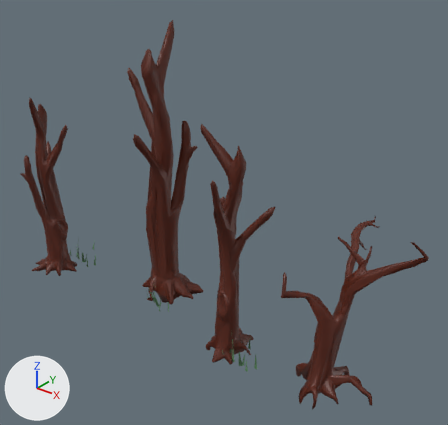
One commit to the glTF model assets/carousel_b.glb: the scene before it, then after it.
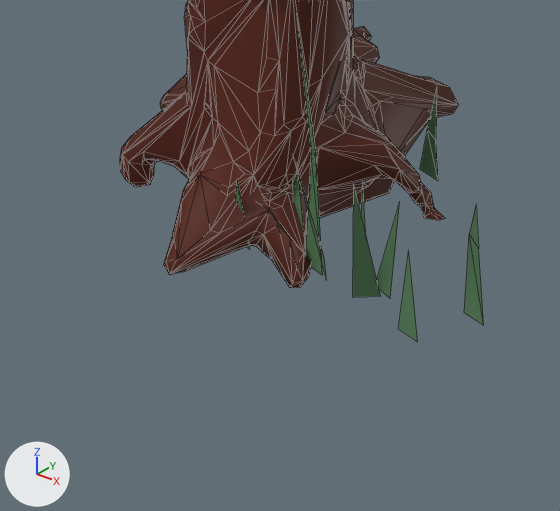
The first picture shows the older version from a camera (50 mm lens) standing at (6.41, -4.19, 6.02) and looking at (0.29, 3.46, 1.28). The close-ups show both versions on the part from 42% to 60% of the width and 76% to 93% of the height of that picture; other places that the commit changed are outside them. Arrows for +X, +Y and +Z are at lower left; the lights stay in place. The close-ups show mesh edges as thin lines. Where no turn or scale is listed for an object, it has been applied to the vertices.

The scene before the commit, as lines of its bpy script (objects in view):
```python
me_bgtree_03 = bpy.data.meshes.new('bgTree_03')
me_bgtree_03.from_pydata(...)  # 1575 vertices, 3141 faces; spans x -0.4..0.61, y -0.54..0.57, z -0.13..3.94
me_bgtree_03.materials.append(mat_tree)  # brown #571e0a
me_grass = bpy.data.meshes.new('grass')
me_grass.from_pydata(...)  # 36 vertices, 16 faces; spans x -0.128..0.135, y -0.072..0.181, z -0.014..0.24
me_grass.materials.append(mat_grass)  # green #58835c
ob_bgtree_03 = bpy.data.objects.new('bgTree_03', me_bgtree_03)
ob_bgtree_03.location = (1.082, 2.534, -0.7)
ob_grass_006 = bpy.data.objects.new('grass.006', me_grass)
ob_grass_006.location = (1.481, 2.374, -0.7)
ob_grass_006.rotation_euler = (0.0, 0.0, 0.0773)  # degrees (0, 0, 4.4)
ob_grass_006.scale = (2.5, 2.5, 2.5)
```
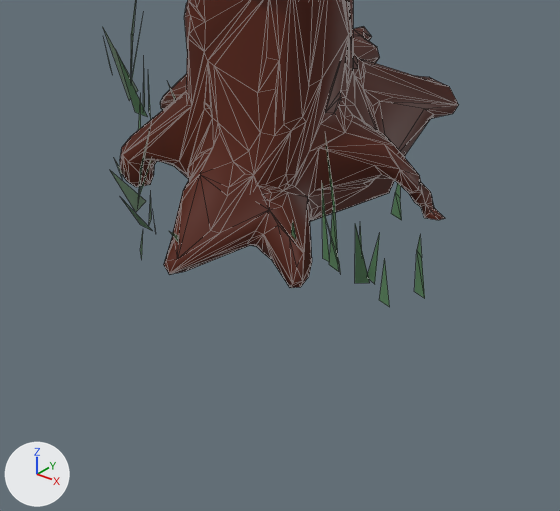
Changed parts and their boxes (x1, y1, x2, y2) in the close-ups (560 x 511 px):
'grass.006', rescaled (46% narrower, 48% shorter)
    before: (235, 15, 484, 342)
    after: (291, 138, 425, 307)
'grass.013', added
    after: (103, 0, 175, 130)
'grass.014', added (green)
    after: (111, 125, 179, 258)

What the commit changed:
Object 'grass.006' (ob_grass_006) is rescaled from (2.5, 2.5, 2.5) to (1.35, 1.35, 1.35).
Object 'grass.014' (ob_grass_014) is new; it shows me_grass.
Its location is (0.972, 2.235, -0.712).
Its rotation in degrees is (1, 5.9, -34).
Its scale is (1.33, 1.34, 0.835).
Object 'grass.013' (ob_grass_013) is new; it shows me_grass.
Its location is (0.686, 2.552, -0.7).
Its rotation in degrees is (0, 0, -29).
Its scale is (1.35, 1.35, 1.35).
